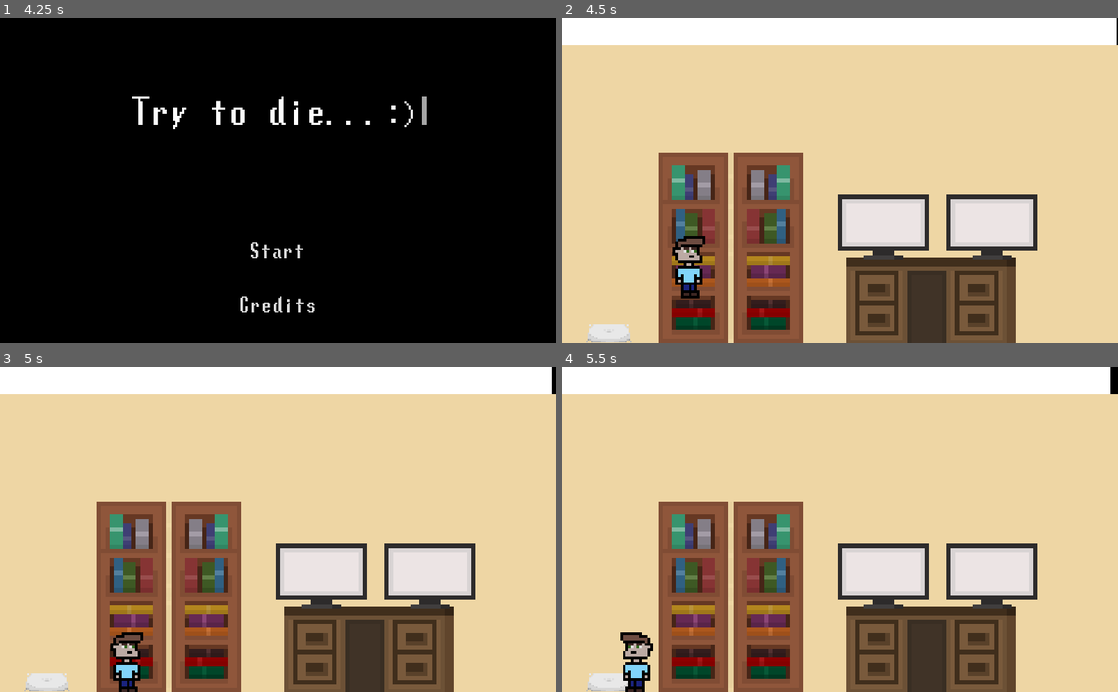
Above: before the commit, frames 1-4 (two rows, left to right).
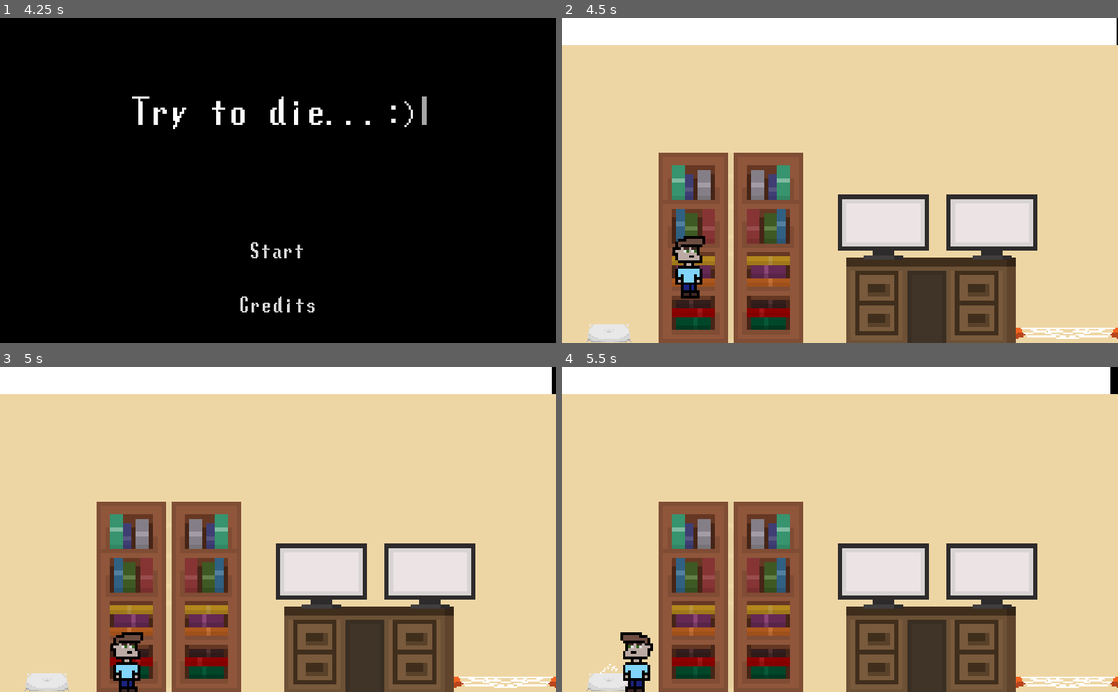
Above: after the commit, the same moments.

Repository: lajollagamesclub/week-115
Game: Godot game, scene res://TitleScreen.tscn
Two runs of this game, one before a commit and one after it. Both use one fixed random seed, a clock stepped at 60 frames per second and the inputs below. The engine's default icon, where the game draws it, is replaced by a stand-in: a white triangle on a blue panel in a dark square.
Inputs:
- Up to frame 1 (4.25 s): tap Enter at 0.5 s; hold D (g_right) 0.53-1.28 s; hold S (g_down) 1.28-2.03 s; hold D (g_right) 2.03-2.78 s; tap Space at 2.75 s; hold W (g_up) 2.78-3.53 s; hold A (g_left) from 3.53 s (still down)
- Up to frame 2 (4.5 s): release A (g_left) at 4.25 s; click "Start" at 4.25 s
- Up to frame 3 (5 s): no input
- Up to frame 4 (5.5 s): tap Enter at 5 s; hold A (g_left) from 5.03 s (still down)

Frame 1 is identical in both runs. In frame 2, 0.4% of the frame differs, in the area x 81-100%, y 95-99%; in frame 3, 0.4%; in frame 4, 0.4%, in the area x 6-100%, y 91-99%.

Commit message:
Add safety net death

Diff:
--- a/src/Main.tscn
+++ b/src/Main.tscn
@@ -6,12 +6,13 @@
 [ext_resource path="res://BookShelf.tscn" type="PackedScene" id=4]
 [ext_resource path="res://monitor.png" type="Texture" id=5]
 [ext_resource path="res://PillowArea2D.tscn" type="PackedScene" id=6]
-[ext_resource path="res://MegalovaniaStarter.tscn" type="PackedScene" id=7]
-[ext_resource path="res://Player.tscn" type="PackedScene" id=8]
-[ext_resource path="res://BonkFlash.gd" type="Script" id=9]
-[ext_resource path="res://default_theme.tres" type="Theme" id=10]
-[ext_resource path="res://AgeProgressBar.gd" type="Script" id=11]
-[ext_resource path="res://Fader.gd" type="Script" id=12]
+[ext_resource path="res://SafetyNetArea2D.tscn" type="PackedScene" id=7]
+[ext_resource path="res://MegalovaniaStarter.tscn" type="PackedScene" id=8]
+[ext_resource path="res://Player.tscn" type="PackedScene" id=9]
+[ext_resource path="res://BonkFlash.gd" type="Script" id=10]
+[ext_resource path="res://default_theme.tres" type="Theme" id=11]
+[ext_resource path="res://AgeProgressBar.gd" type="Script" id=12]
+[ext_resource path="res://Fader.gd" type="Script" id=13]
 
 [sub_resource type="SegmentShape2D" id=1]
 a = Vector2( -160, -97 )
@@ -80,9 +81,12 @@
 [node name="PillowArea2D" parent="World" instance=ExtResource( 6 )]
 position = Vector2( 86.3744, 562.835 )
 
-[node name="MegalovaniaStarter" parent="." instance=ExtResource( 7 )]
+[node name="SafetyNetArea2D" parent="World" instance=ExtResource( 7 )]
+position = Vector2( 931.308, 581.177 )
 
-[node name="Player" parent="." instance=ExtResource( 8 )]
+[node name="MegalovaniaStarter" parent="." instance=ExtResource( 8 )]
+
+[node name="Player" parent="." instance=ExtResource( 9 )]
 position = Vector2( 232.624, 441.986 )
 
 [node name="UI" type="CanvasLayer" parent="."]
@@ -99,14 +103,17 @@
 [node name="AgeProgressBar" type="ProgressBar" parent="UI"]
 anchor_right = 1.0
 margin_bottom = 50.0
-theme = ExtResource( 10 )
+theme = ExtResource( 11 )
 value = 68.07
 percent_visible = false
-script = ExtResource( 11 )
+script = ExtResource( 12 )
 
 [node name="Fader" type="ColorRect" parent="UI"]
 anchor_right = 1.0
 anchor_bottom = 1.0
 color = Color( 0, 0, 0, 0 )
-script = ExtResource( 12 )
+script = ExtResource( 13 )
+__meta__ = {
+"_edit_lock_": true
+}
 [connection signal="bonked" from="Player" to="UI/BonkFlash" method="_on_Player_bonked"]
--- a/src/PillowArea2D.tscn
+++ b/src/PillowArea2D.tscn
@@ -5,7 +5,7 @@
 [ext_resource path="res://pillow.wav" type="AudioStream" id=3]
 
 [sub_resource type="RectangleShape2D" id=1]
-extents = Vector2( 34.8094, 16.9259 )
+extents = Vector2( 96.9902, 12.2287 )
 
 [node name="PillowArea2D" type="Area2D" groups=[
 "bouncy",
--- a/src/Player.gd
+++ b/src/Player.gd
@@ -20,6 +20,7 @@
 var vel: Vector2 = Vector2()
 var jumping: bool = false
 var age: int = 0 setget set_age
+var big_bouncy_counter: int = 0 setget set_big_bouncy_counter
 
 var floor_raycast: RayCast2D = null
 var right_raycast: RayCast2D = null
@@ -39,6 +40,9 @@
 	match event_type:
 		"bounce":
 			vel.y = -event_data
+		"big_bounce":
+			self.big_bouncy_counter += 1
+			vel.y = -1.5*event_data
 
 func _on_new_age(in_age: int):
 	set_age(in_age)
@@ -131,3 +135,8 @@
 	floor_raycast.set_collision_mask_bit(in_bit, value)
 	right_raycast.set_collision_mask_bit(in_bit, value)
 	left_raycast.set_collision_mask_bit(in_bit, value)
+
+func set_big_bouncy_counter(new_big_bouncy_counter):
+	big_bouncy_counter = new_big_bouncy_counter
+	if big_bouncy_counter >= 4:
+		game_state.fade_to_scene("res://WinScreen.tscn")
--- a/src/PlayerData.gd
+++ b/src/PlayerData.gd
@@ -11,6 +11,7 @@
 	"hair_spray": [],
 	"fire": [],
 	"bouncy": [],
+	"big_bouncy": [],
 	"instadeath": [],
 	"chokey": []
 }
@@ -30,6 +31,8 @@
 func calculate_next_event():
 	if area_groups["bouncy"].size() > 0:
 		game_state.emit_event("bounce", get_parent().vel.y)
+	elif area_groups["big_bouncy"].size() > 0:
+		game_state.emit_event("big_bounce", get_parent().vel.y)
 
 func _on_PlayerData_area_entered(area):
 	for g in area_groups:
--- /dev/null
+++ b/src/SafetyNet.gd
@@ -0,0 +1,9 @@
+extends Area2D
+
+func _on_PillowArea2D_body_entered(body):
+	if body is Player:
+		$FluffPlayer.play()
+		$Sprite.play("bounce")
+		$Sprite.frame = 0
+#		$CPUParticles2D.restart()
+#		$CPUParticles2D.emitting = true
--- /dev/null
+++ b/src/SafetyNetArea2D.tscn
@@ -0,0 +1,59 @@
+[gd_scene load_steps=8 format=2]
+
+[ext_resource path="res://SafetyNet.gd" type="Script" id=1]
+[ext_resource path="res://safety-net/safety-net-1.png" type="Texture" id=2]
+[ext_resource path="res://safety-net/safety-net-2.png" type="Texture" id=3]
+[ext_resource path="res://safety-net/safety-net-3.png" type="Texture" id=4]
+[ext_resource path="res://pillow.wav" type="AudioStream" id=5]
+
+[sub_resource type="SpriteFrames" id=2]
+animations = [ {
+"frames": [ ExtResource( 2 ), ExtResource( 3 ), ExtResource( 4 ), ExtResource( 3 ), ExtResource( 2 ) ],
+"loop": false,
+"name": "bounce",
+"speed": 10.0
+}, {
+"frames": [ ExtResource( 2 ) ],
+"loop": true,
+"name": "default",
+"speed": 5.0
+} ]
+
+[sub_resource type="RectangleShape2D" id=1]
+extents = Vector2( 96.9902, 12.2287 )
+
+[node name="SafetyNetArea2D" type="Area2D" groups=[
+"big_bouncy",
+]]
+script = ExtResource( 1 )
+
+[node name="Sprite" type="AnimatedSprite" parent="."]
+scale = Vector2( 3, 3 )
+frames = SubResource( 2 )
+playing = true
+offset = Vector2( 0, -12.32 )
+
+[node name="CollisionShape2D" type="CollisionShape2D" parent="."]
+position = Vector2( 0, 1.53 )
+shape = SubResource( 1 )
+
+[node name="FluffPlayer" type="AudioStreamPlayer" parent="."]
+stream = ExtResource( 5 )
+
+[node name="CPUParticles2D" type="CPUParticles2D" parent="."]
+position = Vector2( 0, 10.75 )
+rotation = -1.5708
+emitting = false
+amount = 16
+lifetime = 2.7
+one_shot = true
+explosiveness = 1.0
+randomness = 0.4
+emission_shape = 2
+emission_rect_extents = Vector2( 5.48, 0.25 )
+gravity = Vector2( -98.8, 0 )
+initial_velocity = 93.0
+angular_velocity = 105.8
+angular_velocity_random = 1.0
+scale_amount = 2.8
+[connection signal="body_entered" from="." to="." method="_on_PillowArea2D_body_entered"]
--- /dev/null
+++ b/src/WinScreen.tscn
@@ -0,0 +1,13 @@
+[gd_scene load_steps=2 format=2]
+
+[ext_resource path="res://LoseScreen.tscn" type="PackedScene" id=1]
+
+[node name="WinScreen" instance=ExtResource( 1 )]
+
+[node name="CenterContainer" parent="UI/MarginContainer/VBoxContainer" index="0"]
+editor/display_folded = false
+
+[node name="TypingLabel" parent="UI/MarginContainer/VBoxContainer/CenterContainer" index="0"]
+margin_left = 152.0
+margin_right = 672.0
+text = "Congratulations! You died!"
--- a/src/game_state.gd
+++ b/src/game_state.gd
@@ -4,6 +4,7 @@
 const max_time = 90.0
 const events = [
 	"bounce",
+	"big_bounce",
 	"flame" ]
 
 signal age_changed(new_age)
Not shown: 2 places in src/Main.tscn that only renumber resources
Binary file added: src/safety-net/safety-net-1.png
Not shown, added: src/safety-net/safety-net-1.png.import
Binary file added: src/safety-net/safety-net-2.png
Not shown, added: src/safety-net/safety-net-2.png.import
Binary file added: src/safety-net/safety-net-3.png
Not shown, added: src/safety-net/safety-net-3.png.import
